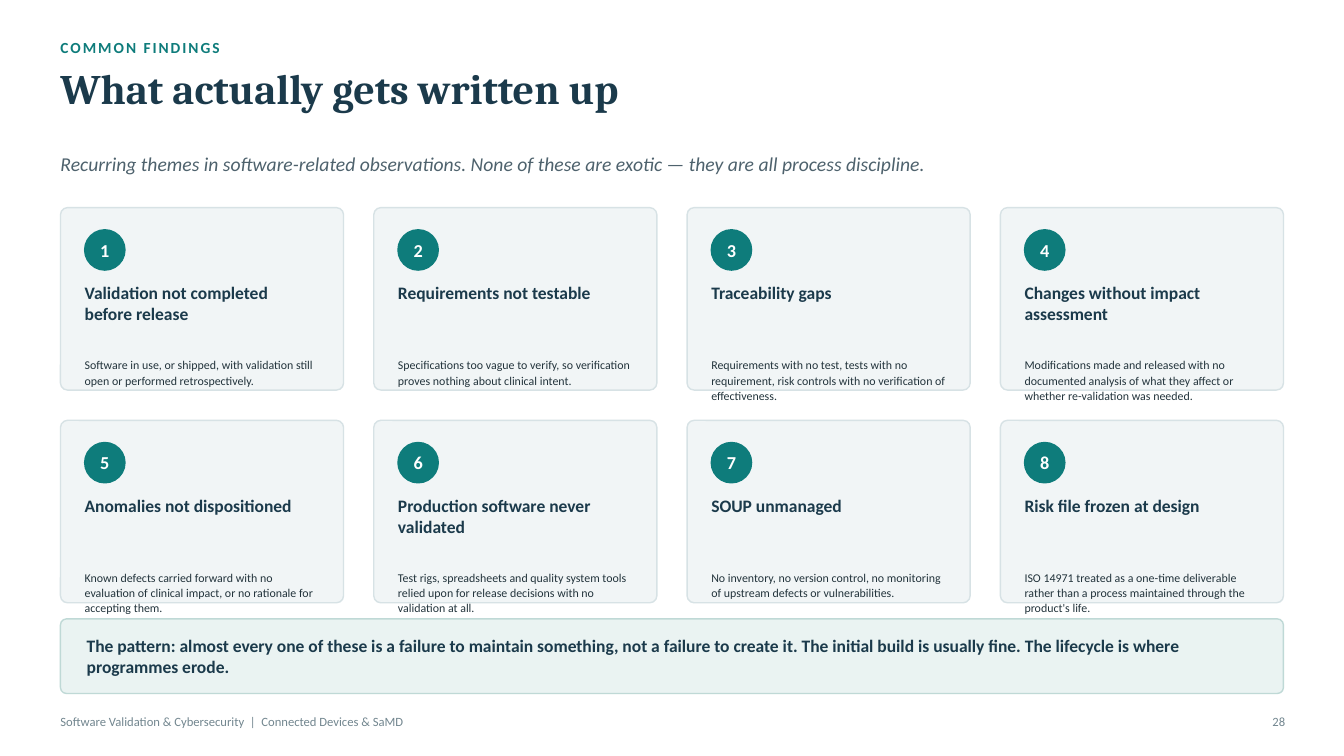
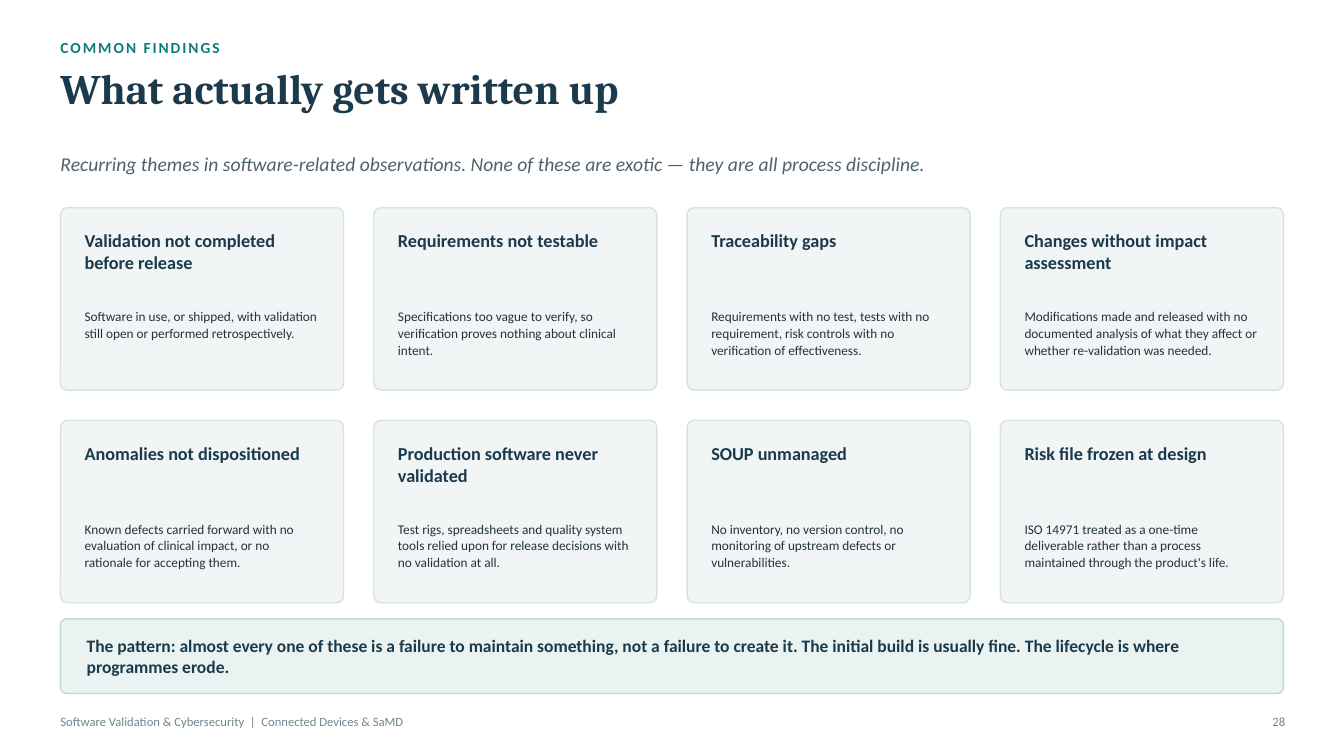
Before and after one commit to Jordantelder/my-website, a slide deck: slide 28 of seminars/software-validation-cybersecurity/Software_Validation_and_Cybersecurity_Seminar.pptx. Drawn at 1344x756 pixels with LibreOffice and Linux fonts; fonts in the diff are those of the drawing. Boxes give left, top, right and bottom in pixels: in the first picture for what was removed or moved away, otherwise in the second. Text is boxed around its words. In the diff, an @@ line names an element or a change of style, - is before the commit and + after.

```diff
--- a/seminars/software-validation-cybersecurity/Software_Validation_and_Cybersecurity_Seminar.pptx
+++ b/seminars/software-validation-cybersecurity/Software_Validation_and_Cybersecurity_Seminar.pptx
@@ ellipse removed at [85,230,125,270] @@
@@ ellipse removed at [398,230,439,270] @@
@@ ellipse removed at [712,230,752,270] @@
@@ ellipse removed at [1024,230,1065,270] @@
@@ text removed at [100,245,109,257] @@
-1
@@ text removed at [414,245,423,257] @@
-2
@@ text removed at [727,245,736,257] @@
-3
@@ text removed at [1040,245,1049,257] @@
-4
@@ text "Software in use, or shipped, ...": place and size @@
-text "Software in use, or shipped, ..." at [85,360,313,387]
+text "Software in use, or shipped, ..." at [85,311,317,340]
@@ text "Specifications too vague to verify, ...": place and size @@
-text "Specifications too vague to verify, ..." at [398,361,630,387]
+text "Specifications too vague to verify, ..." at [398,312,616,355]
@@ text "Requirements with no test, tests ...": place and size @@
-text "Requirements with no test, tests ..." at [711,361,945,400]
+text "Requirements with no test, tests ..." at [711,312,929,355]
@@ text "Modifications made and released with ...": place and size @@
-text "Modifications made and released with ..." at [1025,360,1233,400]
+text "Modifications made and released with ..." at [1025,311,1257,355]
@@ ellipse removed at [85,443,125,483] @@
@@ ellipse removed at [398,443,439,483] @@
@@ ellipse removed at [712,443,752,483] @@
@@ 8 texts: place and size @@
-8 texts at [85,286,1200,533]
+8 texts at [85,234,1207,482]
@@ size 12.5 to 13 pt in 8 elements at [85,234,275,269], [398,234,598,250], [711,234,836,250], [1025,234,1207,269], [85,447,300,463], [398,447,598,482], [711,447,847,463], [1025,447,1207,463] @@
@@ ellipse removed at [1024,443,1065,483] @@
@@ text removed at [100,457,109,469] @@
-5
@@ text removed at [414,456,423,469] @@
-6
@@ text removed at [727,457,736,469] @@
-7
@@ text removed at [1040,456,1049,469] @@
-8
@@ text "Known defects carried forward with ...": place and size @@
-text "Known defects carried forward with ..." at [85,573,313,614]
+text "Known defects carried forward with ..." at [85,524,294,570]
@@ text "Test rigs, spreadsheets and quality ...": place and size @@
-text "Test rigs, spreadsheets and quality ..." at [398,573,626,612]
+text "Test rigs, spreadsheets and quality ..." at [398,524,629,567]
@@ text "No inventory, no version control, ...": place and size @@
-text "No inventory, no version control, ..." at [711,573,941,599]
+text "No inventory, no version control, ..." at [711,525,904,567]
@@ size 8.5 to 9.5 pt in 8 elements at [85,311,317,340], [398,312,616,355], [711,312,929,355], [85,524,294,570], [398,524,629,567], [711,525,904,567], [1025,311,1257,355], [1025,525,1229,570] @@
@@ text "ISO 14971 treated as a ...": place and size @@
-text "ISO 14971 treated as a ..." at [1025,573,1245,614]
+text "ISO 14971 treated as a ..." at [1025,525,1229,570]
```
Also in this commit, not shown: 11 other slides changed, 4 other files.
